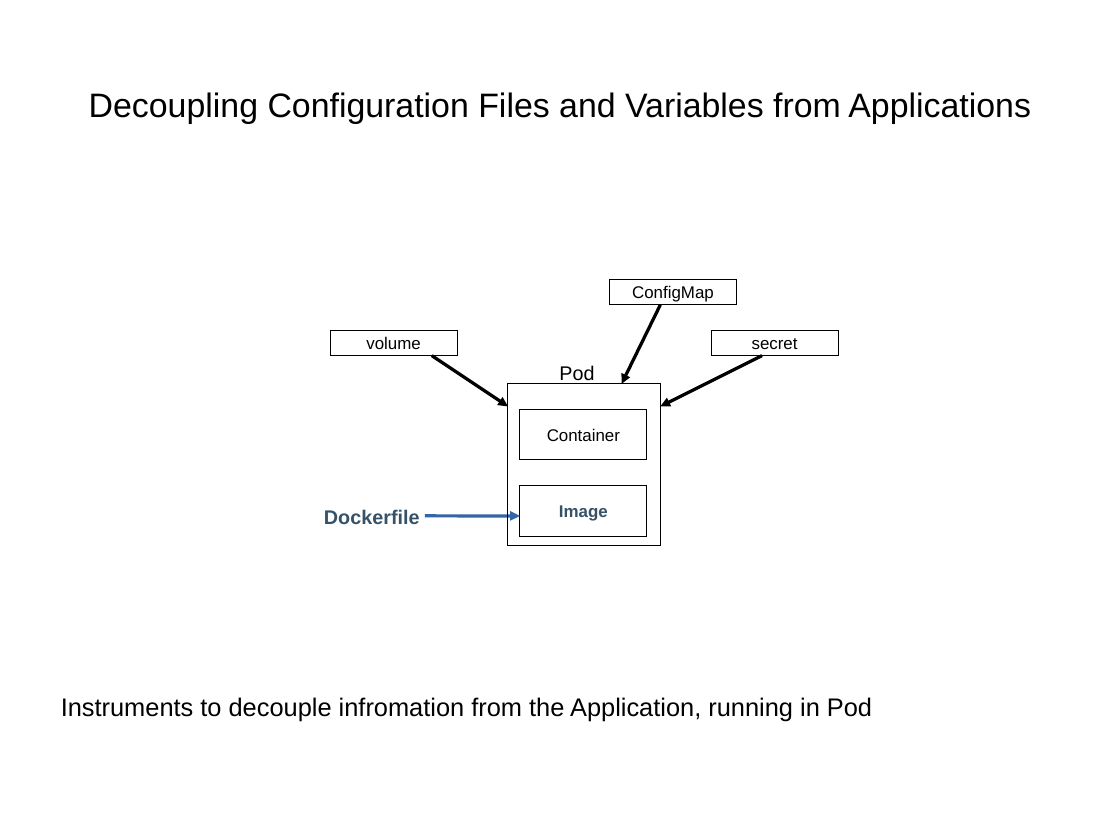
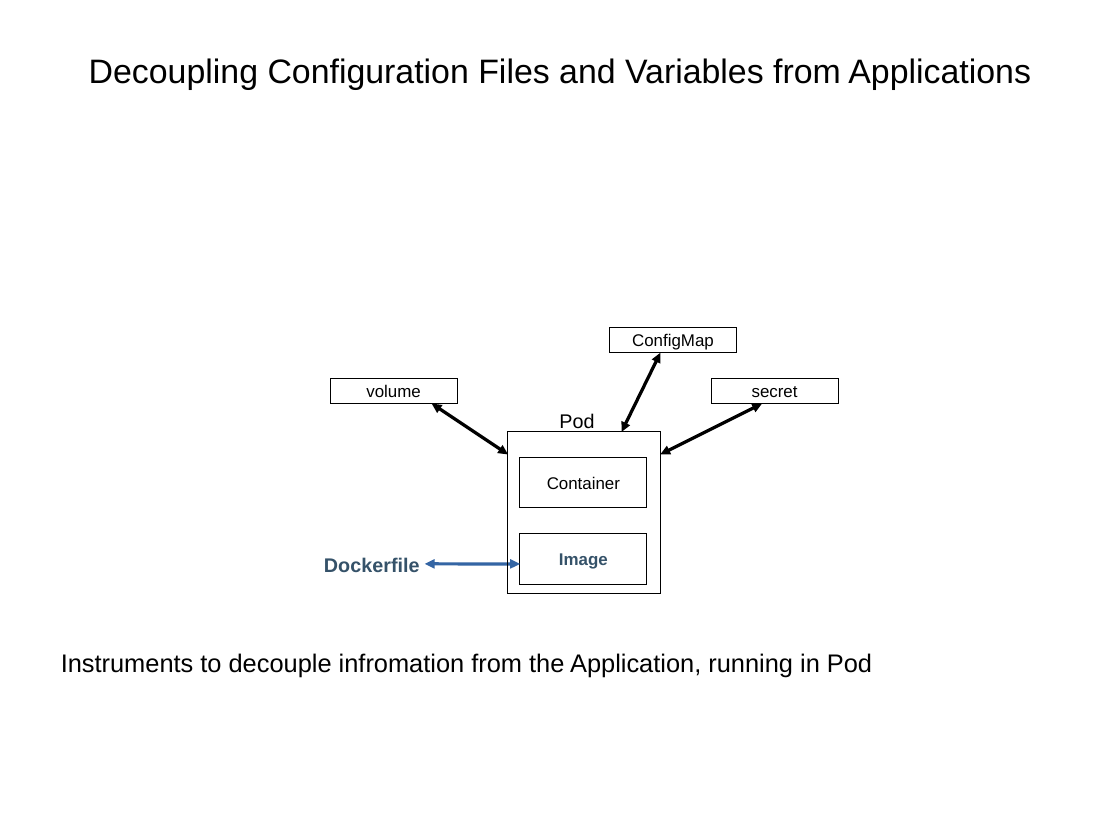
Before and after one commit to j-avdeev/DevOps, a slide deck: slide 19 of Lec presentations/DevOps - lec - K8S.odp (slide 5 before the commit). Drawn at 1120x840 pixels with LibreOffice and Linux fonts; fonts in the diff are those of the drawing. Boxes give left, top, right and bottom in pixels: in the first picture for what was removed or moved away, otherwise in the second. Text is boxed around its words. In the diff, an @@ line names an element or a change of style, - is before the commit and + after.

```diff
--- a/Lec presentations/DevOps - lec - K8S.odp
+++ b/Lec presentations/DevOps - lec - K8S.odp
@@ title "Decoupling Configuration Files and Variables ...": place and size @@
-title "Decoupling Configuration Files and Variables ..." at (89, 92, 1031, 124)
+title "Decoupling Configuration Files and Variables ..." at (89, 58, 1031, 90)
@@ 5 rectangles, 2 double arrows, 1 text: place and size @@
-5 rectangles, 2 double arrows, 1 text at (324, 279, 838, 546)
+5 rectangles, 2 double arrows, 1 text at (324, 327, 838, 594)
@@ arrow (661, 353) - (622, 432): arrow to double arrow @@
@@ arrow (432, 403) - (508, 454): arrow to double arrow @@
@@ 2 double arrows, 1 rectangle, 1 text: place and size @@
-2 double arrows, 1 rectangle, 1 text at (432, 356, 762, 460)
+2 double arrows, 1 rectangle, 1 text at (432, 403, 762, 508)
@@ arrow (762, 403) - (661, 454): arrow to double arrow @@
@@ arrow (425, 564) - (520, 564): arrow to double arrow @@
@@ text "Instruments to decouple infromation from ...": place and size @@
-text "Instruments to decouple infromation from ..." at (61, 697, 872, 721)
+text "Instruments to decouple infromation from ..." at (61, 653, 872, 677)
```
Also in this commit, not shown: 6 other slides changed, 20 slides added, 4 other files.
